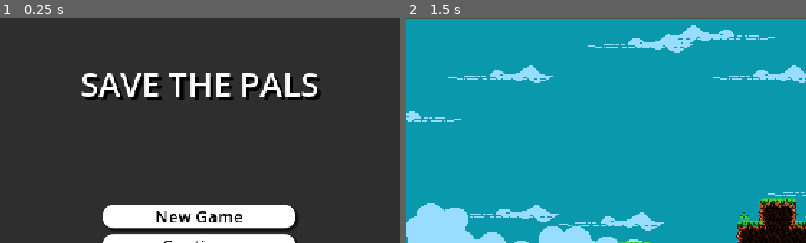
Above: before the commit, frames 1-2 (left to right).
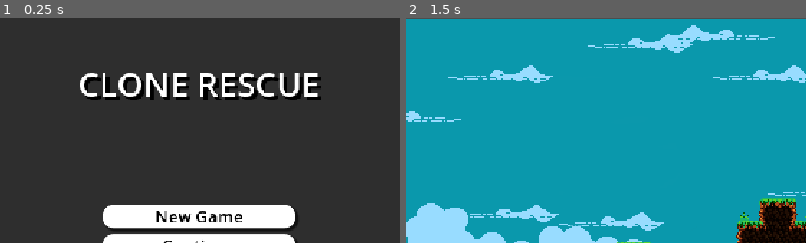
Above: after the commit, the same moments.

Repository: Hynkel65/game-jam-c-dawg
Game: Godot game, scene res://Scene/main_menu.tscn
Same seed, same stepped clock (60 frames per second), same inputs: the game is played once before the commit and once after it. This scene is started directly instead of the project's main scene.
Inputs:
- Up to frame 1 (0.25 s): no input
- Up to frame 2 (1.5 s): click "New Game" at 0.5 s; tap Enter at 1.25 s; hold D (move_right) from 1.28 s (still down); tap Space (interact) at 1.35 s
The pictures show only the part of the screen within x 25-75%, y 0-50%; the shares and areas given below are measured in that part.

The runs differ from the first frame. In frame 1, 4.7% of the frame differs, in the area x 20-81%, y 24-37%; in frame 2, nothing differs.

Commit message:
popup when clone rescued

Diff:
--- /dev/null
+++ b/Scene/global_audio_player.tscn
@@ -0,0 +1,3 @@
+[gd_scene format=3 uid="uid://b760mc42y4lck"]
+
+[node name="AudioStreamPlayer" type="AudioStreamPlayer"]
--- a/Scene/main_menu.tscn
+++ b/Scene/main_menu.tscn
@@ -139,7 +139,7 @@
 theme_override_constants/shadow_offset_x = 5
 theme_override_constants/shadow_offset_y = 5
 theme_override_font_sizes/font_size = 48
-text = "SAVE THE PALS"
+text = "CLONE RESCUE"
 
 [node name="options" parent="." instance=ExtResource("2_87ipw")]
 visible = false
--- a/Scene/options.tscn
+++ b/Scene/options.tscn
@@ -79,26 +79,29 @@
 theme_override_font_sizes/font_size = 24
 text = "Options"
 
-[node name="HBoxContainer" type="HBoxContainer" parent="Panel"]
+[node name="VBoxContainer" type="VBoxContainer" parent="Panel"]
 layout_mode = 1
 anchors_preset = 8
 anchor_left = 0.5
 anchor_top = 0.5
 anchor_right = 0.5
 anchor_bottom = 0.5
-offset_left = -139.0
-offset_top = -11.5
-offset_right = 139.0
-offset_bottom = 11.5
+offset_left = -158.5
+offset_top = -25.0
+offset_right = 158.5
+offset_bottom = 25.0
 grow_horizontal = 2
 grow_vertical = 2
 
-[node name="Label2" type="Label" parent="Panel/HBoxContainer"]
+[node name="HBoxContainer" type="HBoxContainer" parent="Panel/VBoxContainer"]
+layout_mode = 2
+
+[node name="Label2" type="Label" parent="Panel/VBoxContainer/HBoxContainer"]
 layout_mode = 2
 size_flags_horizontal = 3
 text = "Music"
 
-[node name="AudioControl" type="HSlider" parent="Panel/HBoxContainer"]
+[node name="AudioControl" type="HSlider" parent="Panel/VBoxContainer/HBoxContainer"]
 layout_mode = 2
 size_flags_horizontal = 3
 size_flags_vertical = 4
@@ -110,6 +113,27 @@
 value = 1.0
 script = ExtResource("2_5r7rd")
 audio_bus_name = "Music"
+
+[node name="HBoxContainer2" type="HBoxContainer" parent="Panel/VBoxContainer"]
+layout_mode = 2
+
+[node name="Label2" type="Label" parent="Panel/VBoxContainer/HBoxContainer2"]
+layout_mode = 2
+size_flags_horizontal = 3
+text = "Sound Effects"
+
+[node name="AudioControl" type="HSlider" parent="Panel/VBoxContainer/HBoxContainer2"]
+layout_mode = 2
+size_flags_horizontal = 3
+size_flags_vertical = 4
+theme_override_styles/slider = SubResource("StyleBoxLine_ch5ns")
+theme_override_styles/grabber_area = SubResource("StyleBoxLine_5r7rd")
+theme_override_styles/grabber_area_highlight = SubResource("StyleBoxLine_5r7rd")
+max_value = 1.0
+step = 0.025
+value = 1.0
+script = ExtResource("2_5r7rd")
+audio_bus_name = "SFX"
 
 [node name="back" type="Button" parent="Panel"]
 layout_mode = 1
@@ -137,5 +161,6 @@
 theme_override_styles/focus = SubResource("StyleBoxEmpty_ao2gm")
 text = "Back"
 
-[connection signal="value_changed" from="Panel/HBoxContainer/AudioControl" to="Panel/HBoxContainer/AudioControl" method="_on_audio_control_value_changed"]
+[connection signal="value_changed" from="Panel/VBoxContainer/HBoxContainer/AudioControl" to="Panel/VBoxContainer/HBoxContainer/AudioControl" method="_on_audio_control_value_changed"]
+[connection signal="value_changed" from="Panel/VBoxContainer/HBoxContainer2/AudioControl" to="Panel/VBoxContainer/HBoxContainer2/AudioControl" method="_on_audio_control_value_changed"]
 [connection signal="pressed" from="Panel/back" to="." method="_on_back_pressed"]
--- /dev/null
+++ b/Scene/popup_ability_gain.tscn
@@ -0,0 +1,42 @@
+[gd_scene load_steps=3 format=3 uid="uid://qk5u5sklushd"]
+
+[ext_resource type="Script" uid="uid://df4edfia86psa" path="res://Script/popup_ability_gain.gd" id="1_7pk7y"]
+
+[sub_resource type="GDScript" id="GDScript_u5uur"]
+script/source = "extends RichTextLabel
+"
+
+[node name="popup_ability_gain" type="Control"]
+layout_mode = 3
+anchors_preset = 8
+anchor_left = 0.5
+anchor_top = 0.5
+anchor_right = 0.5
+anchor_bottom = 0.5
+grow_horizontal = 2
+grow_vertical = 2
+script = ExtResource("1_7pk7y")
+
+[node name="VBoxContainer" type="VBoxContainer" parent="."]
+layout_mode = 1
+anchors_preset = 8
+anchor_left = 0.5
+anchor_top = 0.5
+anchor_right = 0.5
+anchor_bottom = 0.5
+offset_left = -129.0
+offset_top = -85.0
+offset_right = 129.0
+offset_bottom = 85.0
+grow_horizontal = 2
+grow_vertical = 2
+
+[node name="ability_text" type="RichTextLabel" parent="VBoxContainer"]
+layout_mode = 2
+script = SubResource("GDScript_u5uur")
+
+[node name="Label" type="Label" parent="VBoxContainer"]
+layout_mode = 2
+text = "Press \"space\" to close."
+horizontal_alignment = 1
+vertical_alignment = 1
--- a/Scene/world.tscn
+++ b/Scene/world.tscn
@@ -10,6 +10,7 @@
 [ext_resource type="Texture2D" uid="uid://dlsy5l24df2yk" path="res://TileMapLayer/BG Layer/bg_3.png" id="5_0gfnl"]
 [ext_resource type="PackedScene" uid="uid://c32te00qv2qe" path="res://Scene/pause_menu.tscn" id="5_pcvp0"]
 [ext_resource type="Texture2D" uid="uid://bdqxdpgrg0qeq" path="res://TileMapLayer/BG Layer/bg_4.png" id="6_kufhj"]
+[ext_resource type="PackedScene" uid="uid://qk5u5sklushd" path="res://Scene/popup_ability_gain.tscn" id="11_0gfnl"]
 [ext_resource type="AudioStream" uid="uid://p7n3lp6abuje" path="res://Audio/Music/game_theme1.mp3" id="11_nka0b"]
 
 [sub_resource type="TileSetAtlasSource" id="TileSetAtlasSource_fj7yv"]
@@ -464,6 +465,9 @@
 
 [node name="CanvasLayer" type="CanvasLayer" parent="."]
 
+[node name="popup_ability_gain" parent="CanvasLayer" instance=ExtResource("11_0gfnl")]
+visible = false
+
 [node name="pause_menu" parent="CanvasLayer" instance=ExtResource("5_pcvp0")]
 visible = false
 anchors_preset = 8
--- a/Script/pal.gd
+++ b/Script/pal.gd
@@ -2,6 +2,8 @@
 
 @export var ability_name: String = ""
 @export var pal_visual_name: String = ""
+@onready var popup_ability_gain: Control = $"../CanvasLayer/popup_ability_gain"
+const PopupAbilityGain = preload("uid://df4edfia86psa")
 
 var rescued = false
 
@@ -9,6 +11,10 @@
 	if SaveManager.get_ability_state(ability_name):
 		hide_pal()
 		rescued = true
+
+func closepopup():
+	if Input.is_action_just_pressed("interact") and popup_ability_gain.visible == true:
+		popup_ability_gain.visible = false
 
 func hide_pal():
 	$Sprite2D.visible = false
@@ -28,6 +34,9 @@
 			hide_pal()
 			rescued = true
 			print("Pal '", pal_visual_name, "' rescued! Ability unlocked: ", ability_name)
+
+			# ui popup with ability information
+			popup_ability_gain.visible = true
 		else:
 			print("ERROR: CharacterBody2D does not have the 'unlock_ability' method.")
 	elif rescued:
@@ -36,3 +45,6 @@
 		print("Collision body is not the expected CharacterBody2D (Player). Ignoring.")
 
 			# Optional: Play a sound effect or particle effect
+
+func _process(delta: float) -> void:
+	closepopup()
--- /dev/null
+++ b/Script/popup_ability_gain.gd
@@ -0,0 +1,6 @@
+extends Control
+
+@onready var ability_text: RichTextLabel = $VBoxContainer/ability_text
+
+func set_text(text):
+	ability_text.add_text(text)
Not shown: 1 places in Scene/world.tscn that only renumber resources
Not shown, added: Script/popup_ability_gain.gd.uid
